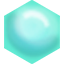
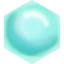
Two versions of the same layered image (64×64). Layer-by-layer changes:
painted on "Layer 3" over [4,0,55,20]
painted on "Layer 1" over [4,0,60,64]
